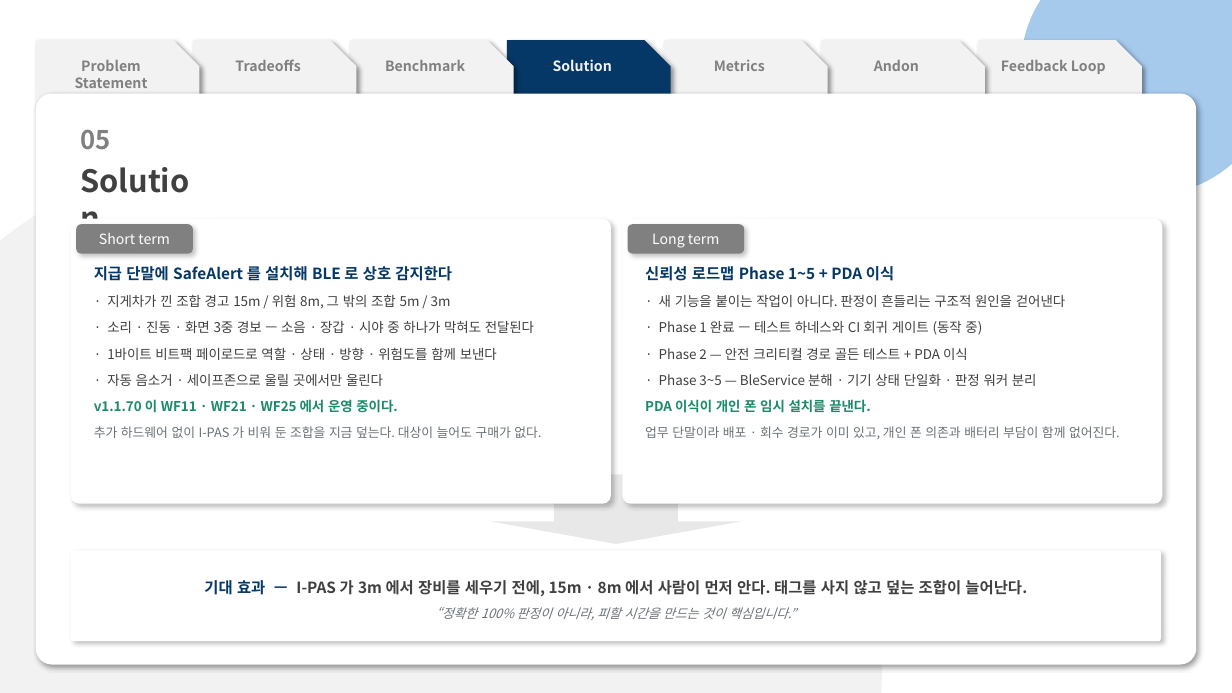
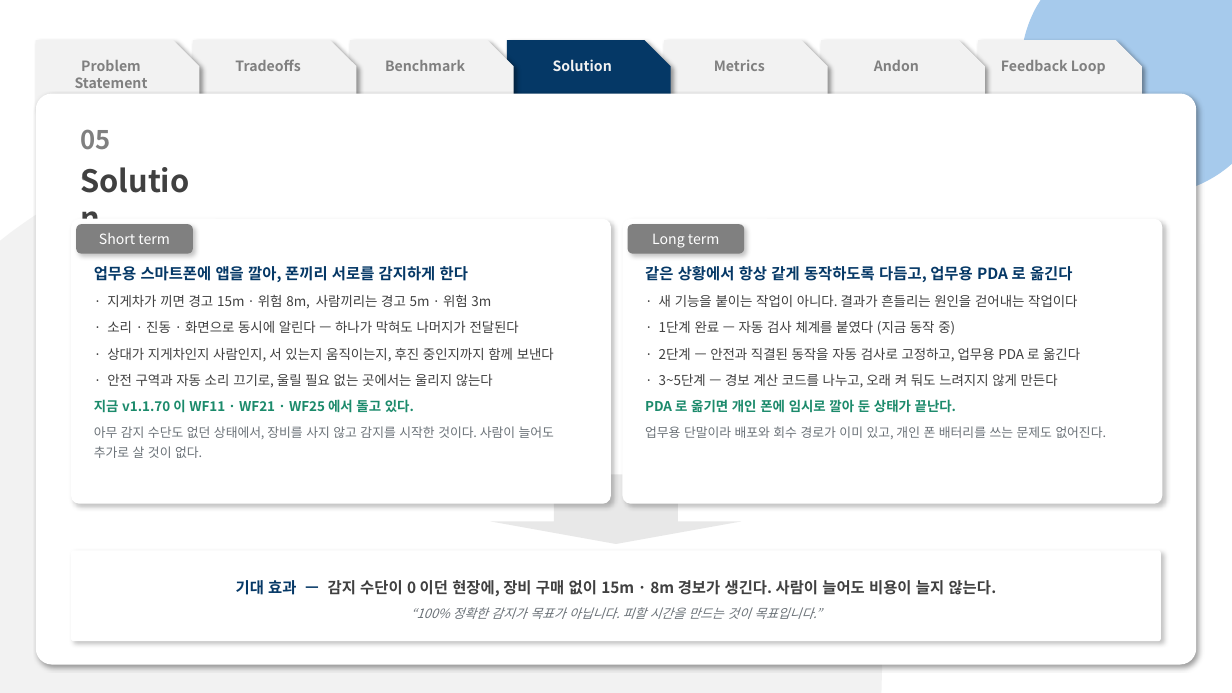
Before and after one commit to pslymzero-cyber/SafeAlert, a slide deck: slide 9 of docs/presentation/contest/SafeAlert_CouSolve_Contest.pptx. Drawn at 1232x693 pixels with LibreOffice and Linux fonts; fonts in the diff are those of the drawing. Boxes give left, top, right and bottom in pixels: in the first picture for what was removed or moved away, otherwise in the second. Text is boxed around its words. In the diff, an @@ line names an element or a change of style, - is before the commit and + after.

```diff
--- a/docs/presentation/contest/SafeAlert_CouSolve_Contest.pptx
+++ b/docs/presentation/contest/SafeAlert_CouSolve_Contest.pptx
@@ text in rounded rectangle at (x1=94, y1=263, x2=554, y2=458): text changed @@
-지급 단말에 SafeAlert 를 설치해 BLE 로 상호 감지한다
-· 지게차가 낀 조합 경고 15m / 위험 8m, 그 밖의 조합 5m / 3m
-· 소리 · 진동 · 화면 3중 경보 — 소음 · 장갑 · 시야 중 하나가 막혀도 전달된다
-· 1바이트 비트팩 페이로드로 역할 · 상태 · 방향 · 위험도를 함께 보낸다
-· 자동 음소거 · 세이프존으로 울릴 곳에서만 울린다
-v1.1.70 이 WF11 · WF21 · WF25 에서 운영 중이다.
-추가 하드웨어 없이 I-PAS 가 비워 둔 조합을 지금 덮는다. 대상이 늘어도 구매가 없다.
+업무용 스마트폰에 앱을 깔아, 폰끼리 서로를 감지하게 한다
+· 지게차가 끼면 경고 15m · 위험 8m, 사람끼리는 경고 5m · 위험 3m
+· 소리 · 진동 · 화면으로 동시에 알린다 — 하나가 막혀도 나머지가 전달된다
+· 상대가 지게차인지 사람인지, 서 있는지 움직이는지, 후진 중인지까지 함께 보낸다
+· 안전 구역과 자동 소리 끄기로, 울릴 필요 없는 곳에서는 울리지 않는다
+지금 v1.1.70 이 WF11 · WF21 · WF25 에서 돌고 있다.
+아무 감지 수단도 없던 상태에서, 장비를 사지 않고 감지를 시작한 것이다. 사람이 늘어도 추가로 살 것이 없다.
@@ text in rounded rectangle at (x1=645, y1=266, x2=1107, y2=439): text changed @@
-신뢰성 로드맵 Phase 1~5 + PDA 이식
-· 새 기능을 붙이는 작업이 아니다. 판정이 흔들리는 구조적 원인을 걷어낸다
-· Phase 1 완료 — 테스트 하네스와 CI 회귀 게이트 (동작 중)
-· Phase 2 — 안전 크리티컬 경로 골든 테스트 + PDA 이식
-· Phase 3~5 — BleService 분해 · 기기 상태 단일화 · 판정 워커 분리
-PDA 이식이 개인 폰 임시 설치를 끝낸다.
-업무 단말이라 배포 · 회수 경로가 이미 있고, 개인 폰 의존과 배터리 부담이 함께 없어진다.
+같은 상황에서 항상 같게 동작하도록 다듬고, 업무용 PDA 로 옮긴다
+· 새 기능을 붙이는 작업이 아니다. 결과가 흔들리는 원인을 걷어내는 작업이다
+· 1단계 완료 — 자동 검사 체계를 붙였다 (지금 동작 중)
+· 2단계 — 안전과 직결된 동작을 자동 검사로 고정하고, 업무용 PDA 로 옮긴다
+· 3~5단계 — 경보 계산 코드를 나누고, 오래 켜 둬도 느려지지 않게 만든다
+PDA 로 옮기면 개인 폰에 임시로 깔아 둔 상태가 끝난다.
+업무용 단말이라 배포와 회수 경로가 이미 있고, 개인 폰 배터리를 쓰는 문제도 없어진다.
@@ text in rounded rectangle at (x1=236, y1=580, x2=997, y2=619): text changed @@
-기대 효과 — I-PAS 가 3m 에서 장비를 세우기 전에, 15m · 8m 에서 사람이 먼저 안다. 태그를 사지 않고 덮는 조합이 늘어난다.
-“정확한 100% 판정이 아니라, 피할 시간을 만드는 것이 핵심입니다.”
+기대 효과 — 감지 수단이 0 이던 현장에, 장비 구매 없이 15m · 8m 경보가 생긴다. 사람이 늘어도 비용이 늘지 않는다.
+“100% 정확한 감지가 목표가 아닙니다. 피할 시간을 만드는 것이 목표입니다.”
```
Also in this commit, not shown: 13 other slides changed, 2 other files.
